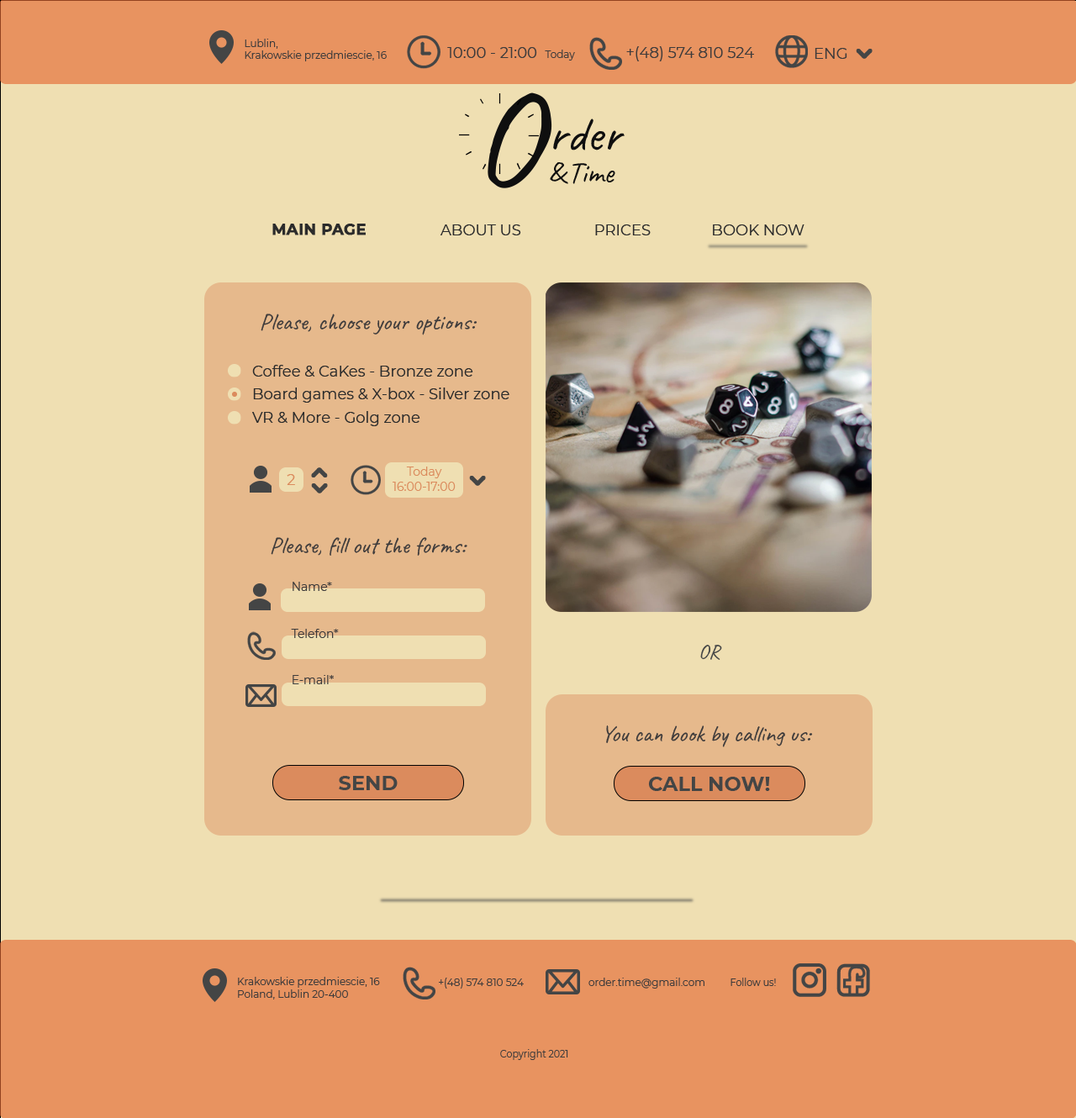
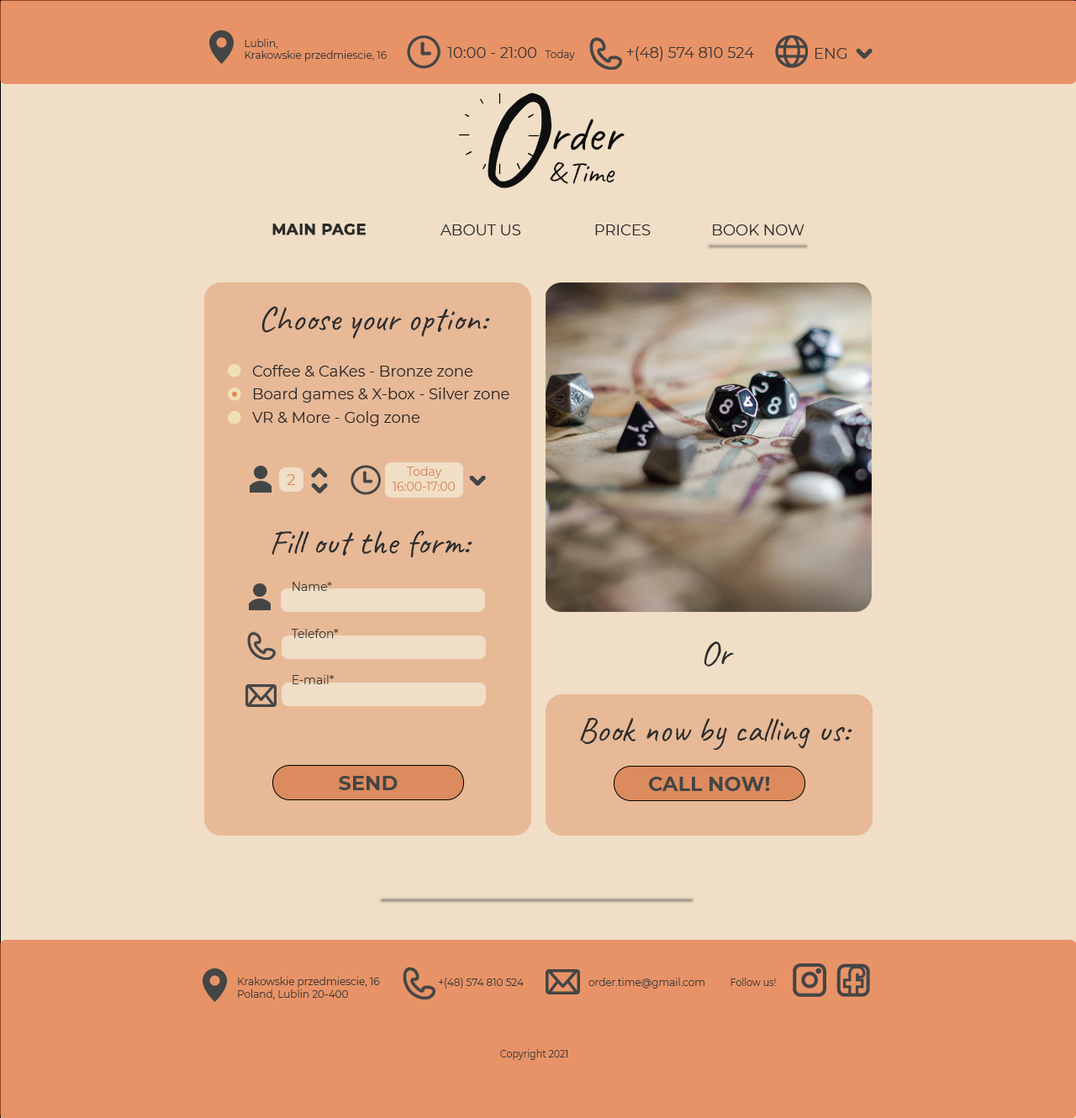
Before/after of a (1076, 1118) layered artwork. What changed in the layer stack:
renamed "Please, choose your options:" to "Choose your option:", painted on it over box(260, 306, 491, 339)
painted on "Persons_bg" over box(279, 467, 304, 492)
painted on "Time_bg" over box(385, 462, 464, 498)
renamed "Please, fill out the forms:" to "Fill out the form:", painted on it over box(270, 530, 473, 559)
painted on "Name_bg" over box(280, 588, 486, 613)
painted on "Telefon_bg" over box(281, 635, 486, 660)
painted on "Email_bg" over box(281, 682, 486, 707)
renamed "OR" to "Or", painted on it over box(700, 641, 734, 667)
renamed "You can book by calling us:" to "Book now by calling us:", painted on it over box(580, 718, 853, 751)
painted on "Background" over box(0, 0, 1076, 1118)
